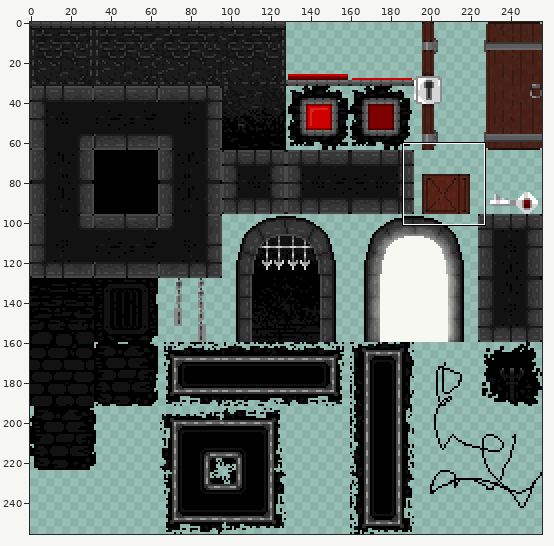
File history of a sprite sheet, CognitiveDissonance/CognitiveDissonance/Resources/Images/main.png. Above: a wide view before the commit, with the close-up outlined.
Close-up. As it was:
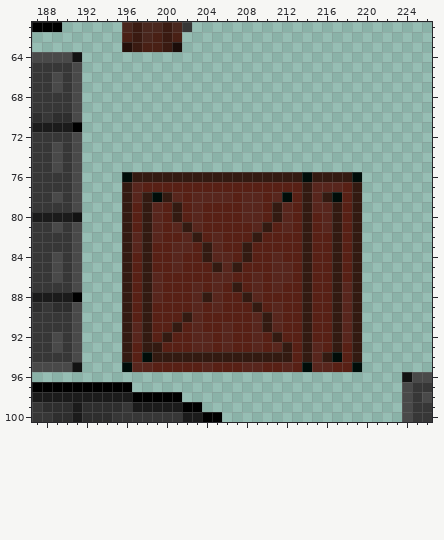
The file is 256x256 pixels. Colours within 5 levels of each other are drawn and written as one. Shown: x 187..226, y 61..100. The commit also changed other parts of the picture, which this record leaves out.
Once edited:
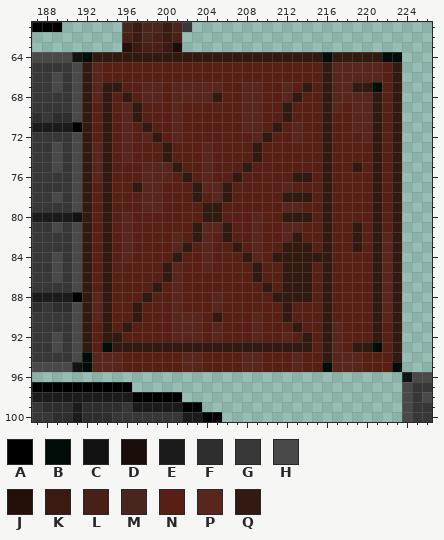
Palette (. is transparent): A #000000  B #000d09  C #121212  D #1b0d09  E #1b1b1b  F #2e2e2e  G #373737  H #494949  J #240f09  K #3a1a11  L #492015  M #49261d  N #582015  P #58261d  Q #331a11
What changed:
Changed rows in their new state; - is an unchanged pixel.
first column x 192:
 64 BQQQQQQQQQQQQQQQQQQQQQQQBQQQQQBB
 65 QPNNNNNNNNNNNNNNNNNNNNNNQPPPPPNQ
 66 QPNNNNNNNNNNNNNNNNNNNNNNQPPPPPNQ
 67 QPQQNNPPNPPPPPNNPPNNPNQNQPPQQBNQ
 68 QPQNQNPPNPPPPQNNPPNNPQNNQPPPPQNQ
 69 QNQNPQNNNPNNNNNNPPNNQNNNQPNPPQNQ
 70 QNQNPQNNNPNNNNNNPPNNQNNNQNNPPQNQ
 71 QNQNPNQNNPNNNNNNPPNQNPNNQNNPPQNQ
 72 QNQNPNPQNPNNNNNNNPQNNPNNQNNNPQNQ
 73 QPQNPNNNQNNNPNNNNQNNNNNNQNNNNQNQ
 74 QPQNPNNNQNNNPNNNNQNNNNNNQNNNNQNQ
 75 QPQNNNPPPQNNPNNNQNNNNNNNQNNQNQNQ
 76 QPQNNNPPPN-NPNN-NNNNN-QN-NNNNQNQ
 77 QNQNNQPP---QPPQ-----P-NNQN-NNQNQ
 78 QNQNNNPPNN-QN-Q-NN-NQQ-N-N-NNQNQ
 79 QNQNN-P--N-NQQ--NN-N-PNNQN-NNQNQ
 80 QNQNP-NN-N-NQQ--N--NQQ--QN-NNQNQ
 81 QNQNP-NN-NNQPPQ---N--PN-QN--NQNQ
 82 QNQNPNNN-PN-PNQ--P--PQN-QN--NQPQ
 83 QNQNPNN---Q-PN-QNP--QQ--QN--NQPQ
 84 QNQNP-N--Q--PNN--P-QQQ-QQN-NNQPQ
 85 QNQNN-N-Q---PNNN-Q-NQQ--QN-NNQPQ
 86 QNQNN-NNQP---NN--Q-NQQ--QN-NNQPQ
 87 QNQNN-NQ-P-N-N-N-NQNQQ--QNNNNQPQ
 88 QPQNN--N-P-NN---NN-QQQ--QNNNNQPQ
 89 QPQNNQN--P-N-----N-NQ-N-QNNNNQPQ
 90 QPQNNQN--PP--Q----NNQ-N-QNNNNQPQ
 91 QNQN-NN--PP--PN---NN-QN-QPNNNQNQ
 92 QNQQNNN-NPP-NPN----NP---QPNNNQNQ
 93 QNBQ-Q--QQQQQQQQQQQQ-Q-NQP--QBNQ
 94 BPPPN-NNNNPPNNNNPPNNNPNN-PPPNNNQ
 95 BPPPNNN---PPN-------NPNNBPPPNNNB
Where, in picture pixels (left, top, right, bottom), the same in both close-ups:
changed: (82, 52, 402, 372)
